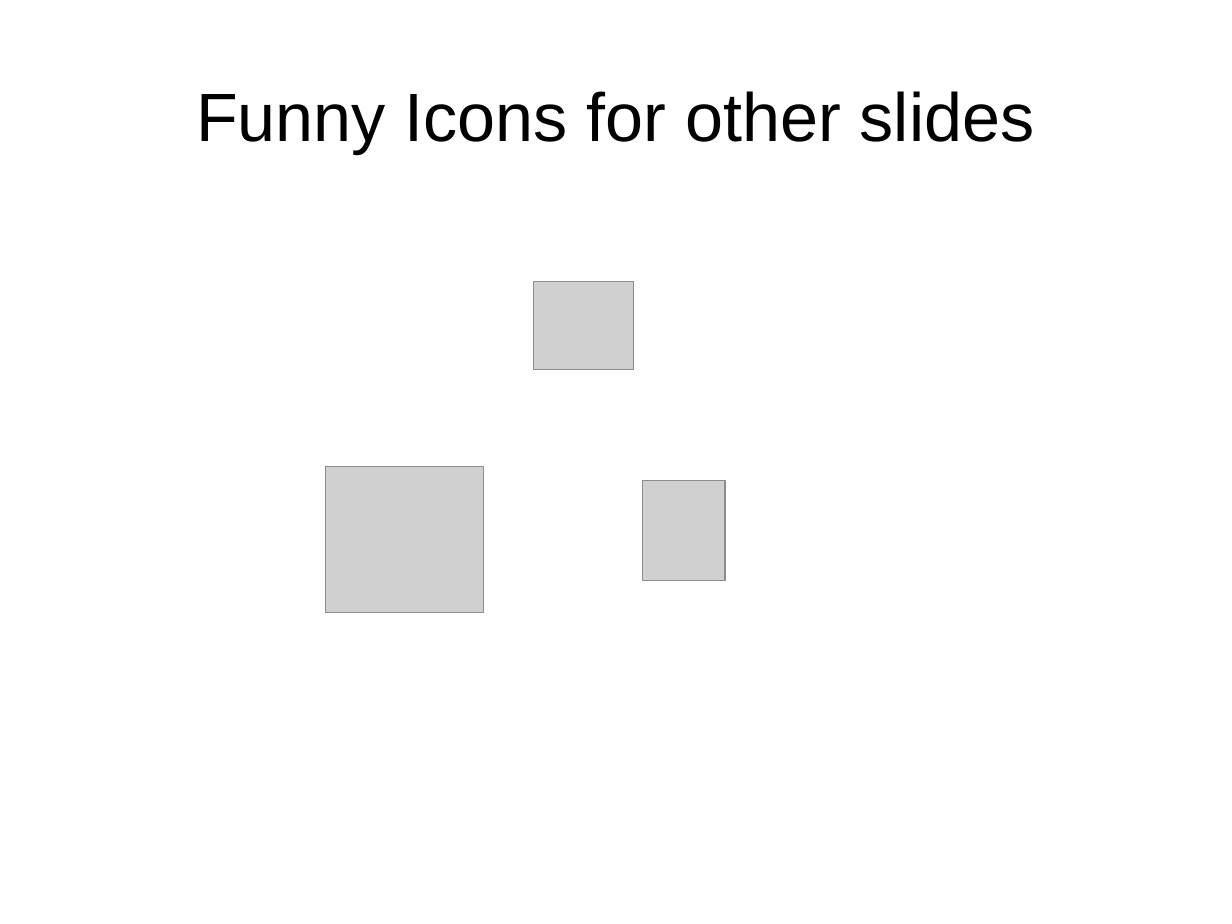
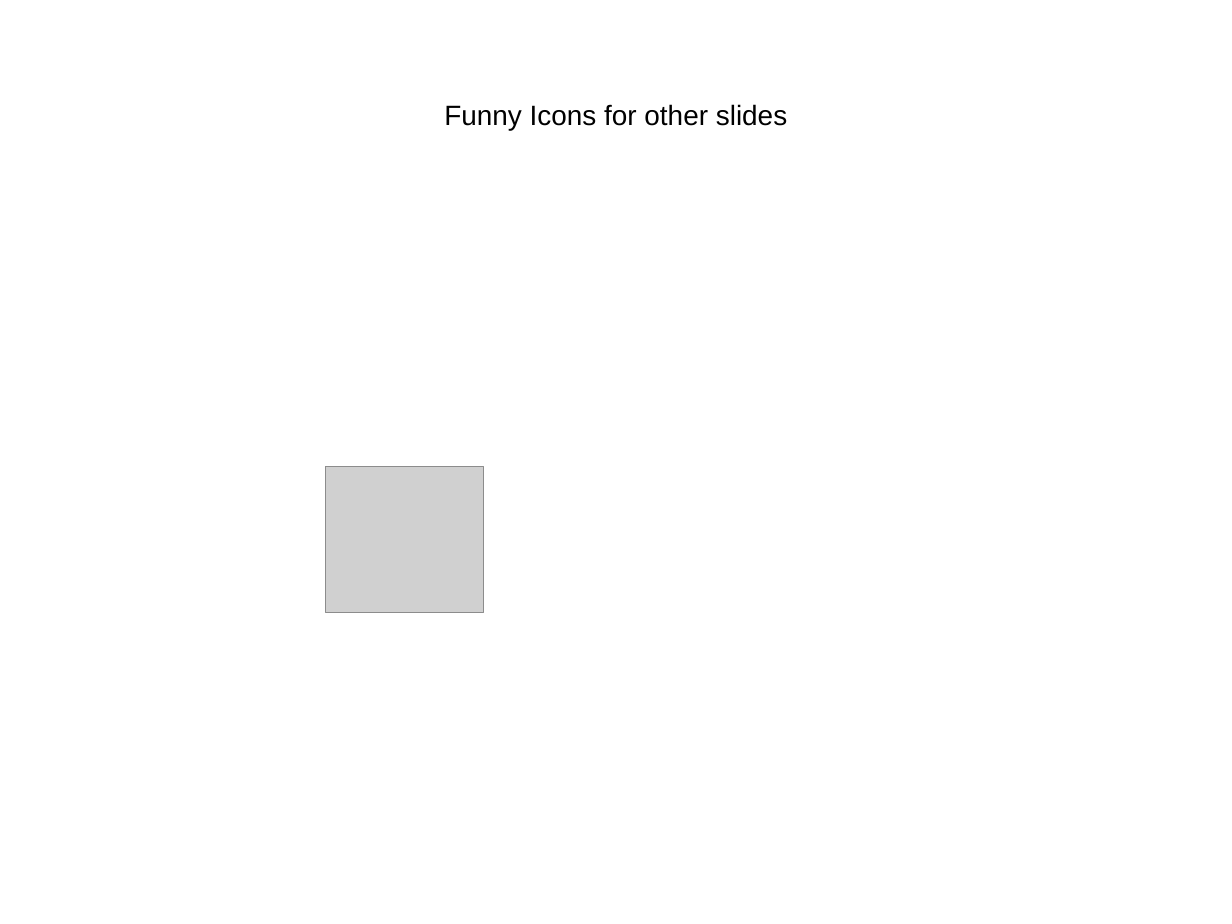
Before and after one commit to anima-wg/anima-bootstrap, a slide deck: slide 7 of ietf95_6tisch_security_summary.pptx. Drawn at 1232x924 pixels with LibreOffice and Linux fonts; fonts in the diff are those of the drawing; grey boxes stand for pictures. Boxes give left, top, right and bottom in pixels: in the first picture for what was removed or moved away, otherwise in the second. Text is boxed around its words. In the diff, an @@ line names an element or a change of style, - is before the commit and + after.

```diff
--- a/ietf95_6tisch_security_summary.pptx
+++ b/ietf95_6tisch_security_summary.pptx
@@ text "Funny Icons for other slides" at (444,104,787,130): size 44 to 18 pt @@
@@ picture removed at (533,282,634,370) @@
@@ picture removed at (643,481,726,581) @@
```
Also in this commit, not shown: 4 other slides changed, 2 other files.
